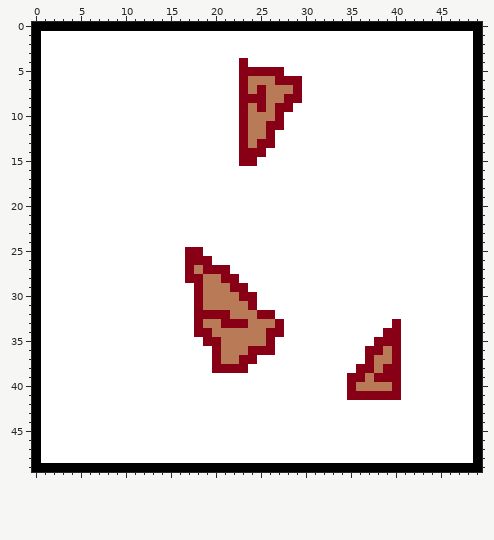
Two states of a pixel-art sprite, images/map/tile_woodA0.gif. This is how it looked before the edit.
The file is 50x50 pixels.
After:
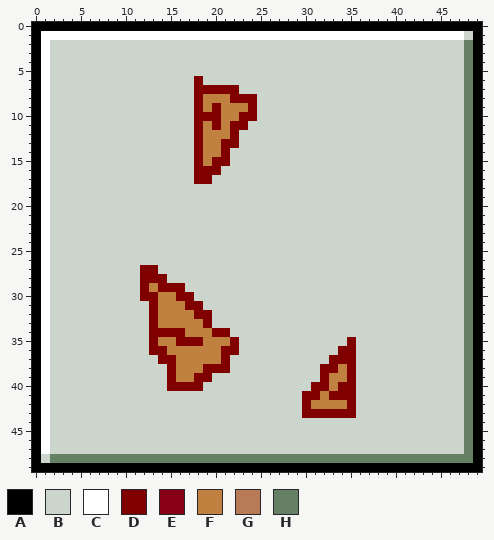
Palette (. is transparent): A #000000  B #ccd5cc  C #ffffff  D #800000  E #880015  F #c08040  G #b97a57  H #668066
Edits made:
Changed rows in their new state; - is an unchanged pixel.
first column x 1:
 1 -----------------------------------------------B
 2 -BBBBBBBBBBBBBBBBBBBBBBBBBBBBBBBBBBBBBBBBBBBBBBH
 3 -BBBBBBBBBBBBBBBBBBBBBBBBBBBBBBBBBBBBBBBBBBBBBBH
 4 -BBBBBBBBBBBBBBBBBBBBBBBBBBBBBBBBBBBBBBBBBBBBBBH
 5 -BBBBBBBBBBBBBBBBBBBBBBBBBBBBBBBBBBBBBBBBBBBBBBH
 6 -BBBBBBBBBBBBBBBBDBBBBBBBBBBBBBBBBBBBBBBBBBBBBBH
 7 -BBBBBBBBBBBBBBBBDDDDDBBBBBBBBBBBBBBBBBBBBBBBBBH
 8 -BBBBBBBBBBBBBBBBDFFFDDDBBBBBBBBBBBBBBBBBBBBBBBH
 9 -BBBBBBBBBBBBBBBBDFDFFFDBBBBBBBBBBBBBBBBBBBBBBBH
10 -BBBBBBBBBBBBBBBBDDDFFDDBBBBBBBBBBBBBBBBBBBBBBBH
11 -BBBBBBBBBBBBBBBBDFDFDDBBBBBBBBBBBBBBBBBBBBBBBBH
12 -BBBBBBBBBBBBBBBBDFFFDBBBBBBBBBBBBBBBBBBBBBBBBBH
13 -BBBBBBBBBBBBBBBBDFFDDBBBBBBBBBBBBBBBBBBBBBBBBBH
14 -BBBBBBBBBBBBBBBBDFFDBBBBBBBBBBBBBBBBBBBBBBBBBBH
15 -BBBBBBBBBBBBBBBBDFDDBBBBBBBBBBBBBBBBBBBBBBBBBBH
16 -BBBBBBBBBBBBBBBBDDDBBBBBBBBBBBBBBBBBBBBBBBBBBBH
17 -BBBBBBBBBBBBBBBBDDBBBBBBBBBBBBBBBBBBBBBBBBBBBBH
18 -BBBBBBBBBBBBBBBBBBBBBBBBBBBBBBBBBBBBBBBBBBBBBBH
19 -BBBBBBBBBBBBBBBBBBBBBBBBBBBBBBBBBBBBBBBBBBBBBBH
20 -BBBBBBBBBBBBBBBBBBBBBBBBBBBBBBBBBBBBBBBBBBBBBBH
21 -BBBBBBBBBBBBBBBBBBBBBBBBBBBBBBBBBBBBBBBBBBBBBBH
22 -BBBBBBBBBBBBBBBBBBBBBBBBBBBBBBBBBBBBBBBBBBBBBBH
23 -BBBBBBBBBBBBBBBBBBBBBBBBBBBBBBBBBBBBBBBBBBBBBBH
24 -BBBBBBBBBBBBBBBBBBBBBBBBBBBBBBBBBBBBBBBBBBBBBBH
25 -BBBBBBBBBBBBBBBBBBBBBBBBBBBBBBBBBBBBBBBBBBBBBBH
26 -BBBBBBBBBBBBBBBBBBBBBBBBBBBBBBBBBBBBBBBBBBBBBBH
27 -BBBBBBBBBBDDBBBBBBBBBBBBBBBBBBBBBBBBBBBBBBBBBBH
28 -BBBBBBBBBBDDDBBBBBBBBBBBBBBBBBBBBBBBBBBBBBBBBBH
29 -BBBBBBBBBBDFDDDBBBBBBBBBBBBBBBBBBBBBBBBBBBBBBBH
30 -BBBBBBBBBBDDFFDDBBBBBBBBBBBBBBBBBBBBBBBBBBBBBBH
31 -BBBBBBBBBBBDFFFDDBBBBBBBBBBBBBBBBBBBBBBBBBBBBBH
32 -BBBBBBBBBBBDFFFFDDBBBBBBBBBBBBBBBBBBBBBBBBBBBBH
33 -BBBBBBBBBBBDFFFFFDBBBBBBBBBBBBBBBBBBBBBBBBBBBBH
34 -BBBBBBBBBBBDDDDFFFDDBBBBBBBBBBBBBBBBBBBBBBBBBBH
35 -BBBBBBBBBBBDFFDDDFFFDBBBBBBBBBBBBDBBBBBBBBBBBBH
36 -BBBBBBBBBBBDDFFFFFFDDBBBBBBBBBBBDDBBBBBBBBBBBBH
37 -BBBBBBBBBBBBDDFFFFFDBBBBBBBBBBBDDDBBBBBBBBBBBBH
38 -BBBBBBBBBBBBBDFFFDDDBBBBBBBBBBDDFDBBBBBBBBBBBBH
39 -BBBBBBBBBBBBBDFFDDBBBBBBBBBBBBDFFDBBBBBBBBBBBBH
40 -BBBBBBBBBBBBBDDDDBBBBBBBBBBBBDDFDDBBBBBBBBBBBBH
41 -BBBBBBBBBBBBBBBBBBBBBBBBBBBBDDFDDDBBBBBBBBBBBBH
42 -BBBBBBBBBBBBBBBBBBBBBBBBBBBBDFFFFDBBBBBBBBBBBBH
43 -BBBBBBBBBBBBBBBBBBBBBBBBBBBBDDDDDDBBBBBBBBBBBBH
44 -BBBBBBBBBBBBBBBBBBBBBBBBBBBBBBBBBBBBBBBBBBBBBBH
45 -BBBBBBBBBBBBBBBBBBBBBBBBBBBBBBBBBBBBBBBBBBBBBBH
46 -BBBBBBBBBBBBBBBBBBBBBBBBBBBBBBBBBBBBBBBBBBBBBBH
47 -BBBBBBBBBBBBBBBBBBBBBBBBBBBBBBBBBBBBBBBBBBBBBBH
48 BHHHHHHHHHHHHHHHHHHHHHHHHHHHHHHHHHHHHHHHHHHHHHHH
